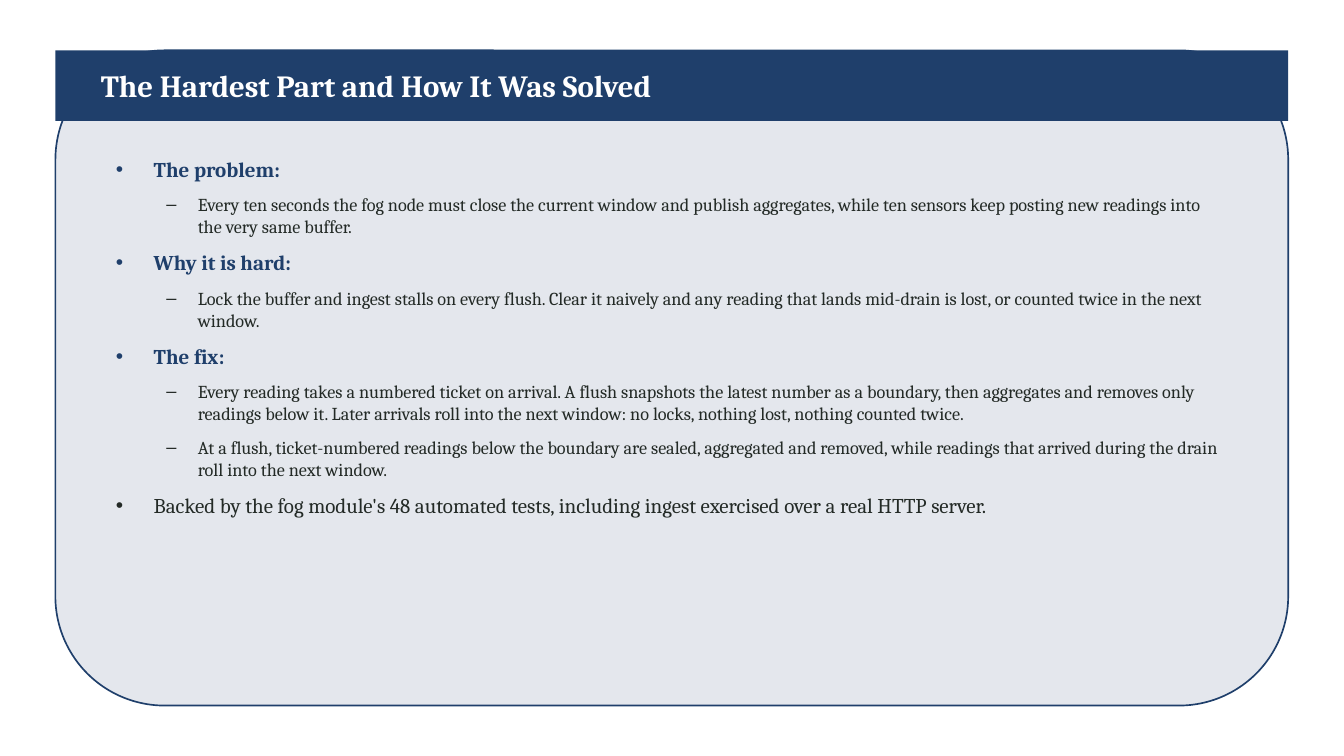
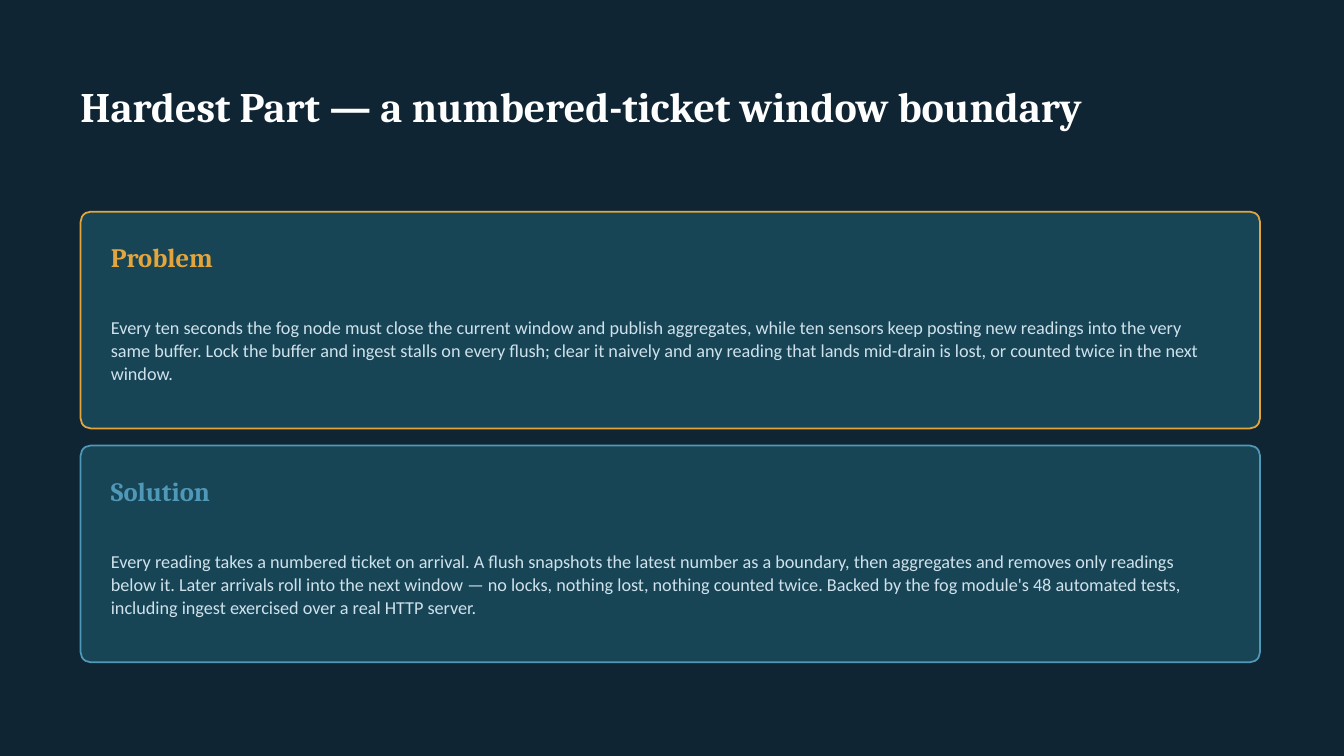
Before and after one commit to valletivarish/FEC_version_2, a slide deck: slide 4 of ppt/UdayKiranReddyDodda_X25166484_smart-port-container-terminal.pptx (slide 5 before the commit). Drawn at 1344x756 pixels with LibreOffice and Linux fonts; fonts in the diff are those of the drawing. Boxes give left, top, right and bottom in pixels: in the first picture for what was removed or moved away, otherwise in the second. Text is boxed around its words. In the diff, an @@ line names an element or a change of style, - is before the commit and + after.

Commit message:
Rebuild all 26 decks + scripts to the lecturer's 4-slide presentation spec
Conform every presentation to the brief: max 4 slides (Title+Motivation, one
architecture diagram with no paragraphs, Demo with the best 2-3 features,
Challenge+fix as two bullets) and retime every script to Motivation 30s /
High-level 30s / Demo 60-90s / Hardest challenge 30s -- ~2:30-2:45 total, under
the 4-minute hard limit, each starting with the problem, not the title slide.
Was 6 slides / ~4-minute scripts.

Each deck keeps the student's own real content -- their motivation, their live
demo features, and their own distinct hardest-part (actor mailbox, immutable
accumulator, double-buffer, fence, ticket boundary, lock-free enqueue, CORS,
S3 404s, credential-gate, Terraform workspace, Flask bridge, pagination,
peak-vs-trend, burst-survival, grade-the-floor, fault-outranks-fullness,
verdict-not-number, pydantic-runtime) -- and a topic-matched palette and font,
so structure is uniform but no two decks read alike. All 26 validate, render
clean (no overflow), and are exactly 4 slides. Also removed two stray
pre-rename cold-chain files. All 52 deliverables staged in tmp/.

```diff
--- a/ppt/UdayKiranReddyDodda_X25166484_smart-port-container-terminal.pptx
+++ b/ppt/UdayKiranReddyDodda_X25166484_smart-port-container-terminal.pptx
@@ background #FFFFFF to #102534 @@
@@ rectangle removed at bbox=[55, 50, 1289, 121] @@
@@ title removed at bbox=[101, 75, 651, 98] @@
-The Hardest Part and How It Was Solved
@@ text added at bbox=[80, 92, 1082, 132], 30 pt, text #FFFFFF, bold @@
+Hardest Part — a numbered-ticket window boundary
@@ text removed at bbox=[154, 162, 1217, 518] @@
-• The problem:
-  – Every ten seconds the fog node must close the current window and publish aggregates, while ten sensors keep posting new readings into the very same buffer.
-• Why it is hard:
-  – Lock the buffer and ingest stalls on every flush. Clear it naively and any reading that lands mid-drain is lost, or counted twice in the next window.
-• The fix:
-  – Every reading takes a numbered ticket on arrival. A flush snapshots the latest number as a boundary, then aggregates and removes only readings below it. Later arrivals roll into the next window: no locks, nothing lost, nothing counted twice.
-  – At a flush, ticket-numbered readings below the boundary are sealed, aggregated and removed, while readings that arrived during the drain roll into the next window.
-• Backed by the fog module's 48 automated tests, including ingest exercised over a real HTTP server.
@@ rounded rectangle: place and size @@
-rounded rectangle at bbox=[55, 50, 1289, 706]
+rounded rectangle at bbox=[81, 212, 1260, 429]
@@ rounded rectangle at bbox=[81, 212, 1260, 429]: fill #E4E7ED to #184556; outline #1F3F6B 1.2 pt to #E4A63C 1.25 pt; proportions changed @@
@@ text added at bbox=[111, 248, 213, 267], 19 pt, text #E4A63C, bold @@
+Problem
@@ text added at bbox=[111, 321, 1198, 380], 13 pt, text #CFE2EC @@
+Every ten seconds the fog node must close the current window and publish aggregates, while ten sensors keep posting new readings into the very same buffer. Lock the buffer and ingest stalls on every flush; clear it naively and any reading that lands mid-drain is lost, or counted twice in the next window.
@@ rounded rectangle added at bbox=[81, 446, 1260, 662], fill #184556, outline #4F98B8 1.25 pt @@
@@ text added at bbox=[111, 483, 210, 501], 19 pt, text #4F98B8, bold @@
+Solution
@@ text added at bbox=[111, 555, 1181, 617], 13 pt, text #CFE2EC @@
+Every reading takes a numbered ticket on arrival. A flush snapshots the latest number as a boundary, then aggregates and removes only readings below it. Later arrivals roll into the next window — no locks, nothing lost, nothing counted twice. Backed by the fog module's 48 automated tests, including ingest exercised over a real HTTP server.
```
Also in this commit, not shown: 1 other slide changed, 2 slides added, 4 slides removed, 51 other files.
